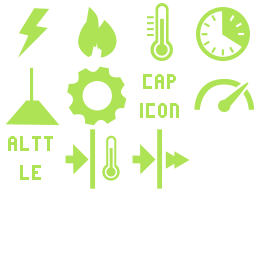
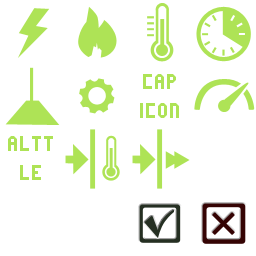
Layer changes from the first 256×256 image to the second:
painted on "Shape 2 copy", unmasked it over [left=132, top=129, right=190, bottom=189]
painted on "Shape 2", unmasked it over [left=65, top=129, right=120, bottom=189]
painted on "Throttle", unmasked it over [left=194, top=78, right=254, bottom=112]
painted on "GEAR", unmasked it over [left=67, top=66, right=127, bottom=126]
painted on "timer", unmasked it over [left=196, top=6, right=251, bottom=62]
painted on "thermometer", unmasked it over [left=147, top=3, right=174, bottom=62]
painted on "notch", unmasked it over [left=5, top=100, right=60, bottom=126]
added layer "Shape 3" above "Shape 1 copy 3" over [left=144, top=209, right=174, bottom=238]
added layer "Shape 1 copy 3" above "Shape 1" over [left=139, top=204, right=181, bottom=243]
added layer "Shape 1" (2nd of 2) above "bolt" over [left=202, top=203, right=246, bottom=244]
painted on "bolt" (2nd of 2), unmasked it over [left=19, top=8, right=49, bottom=47]
painted on "heat", unmasked it over [left=78, top=11, right=117, bottom=57]
